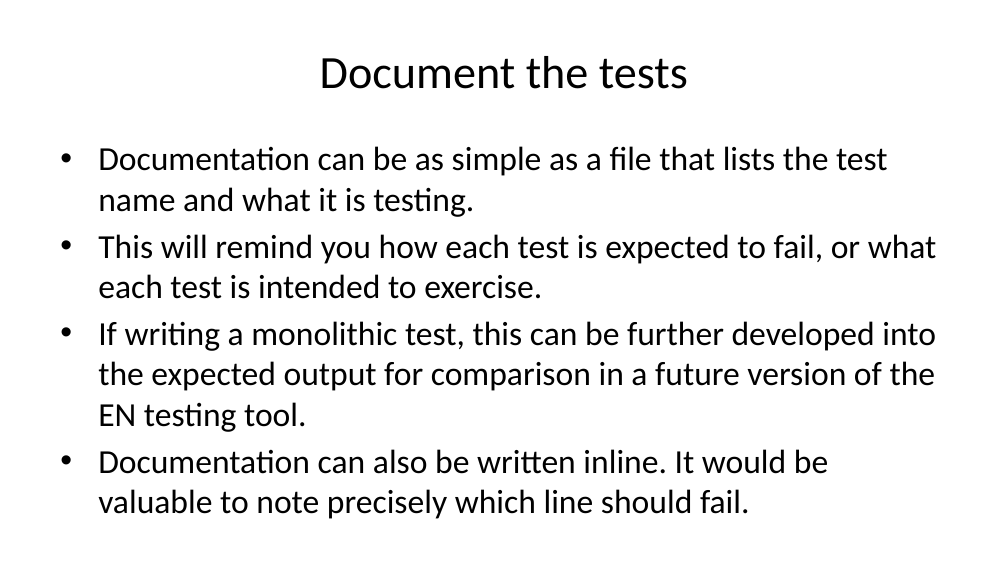
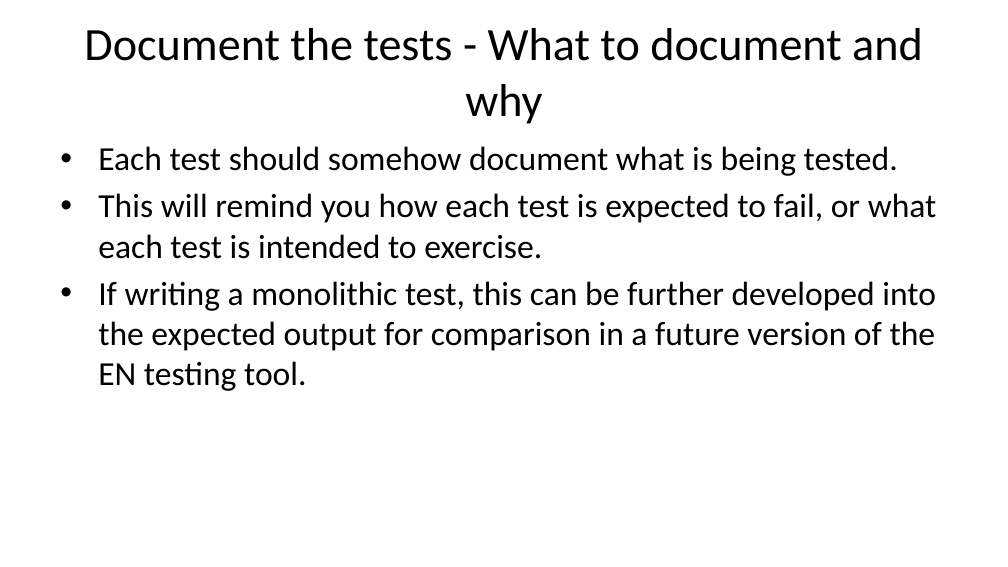
Before and after one commit to sbn-psi/dmsp, a slide deck: slide 18 of LDDTesting/stone-LDDTestingTechniques.pptx (slide 17 before the commit). Drawn at 1008x567 pixels with LibreOffice and Linux fonts; fonts in the diff are those of the drawing. Boxes give left, top, right and bottom in pixels: in the first picture for what was removed or moved away, otherwise in the second. Text is boxed around its words. In the diff, an @@ line names an element or a change of style, - is before the commit and + after.

Commit message:
Split the test coverage and documentation slides

```diff
--- a/LDDTesting/stone-LDDTestingTechniques.pptx
+++ b/LDDTesting/stone-LDDTestingTechniques.pptx
@@ title at (84,28,923,124): text changed @@
-Document the tests
+Document the tests - What to document and why
@@ text at (98,146,898,176): text changed @@
-• Documentation can be as simple as a file that lists the test name and what it is testing.
+• Each test should somehow document what is being tested.
@@ text at (98,449,828,519): paragraph removed @@
-• Documentation can also be written inline. It would be valuable to note precisely which line should fail.
```
Also in this commit, not shown: 1 other slide changed, 2 slides added, 2 other files.
